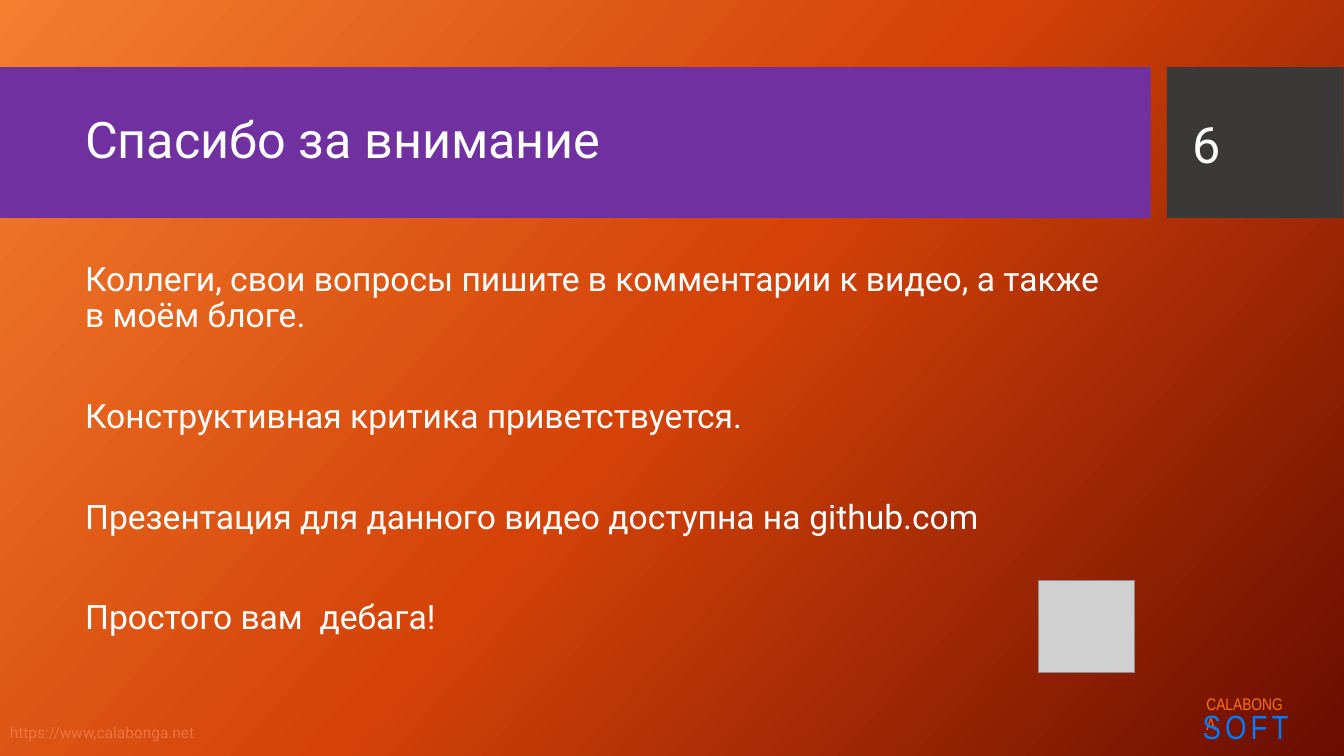
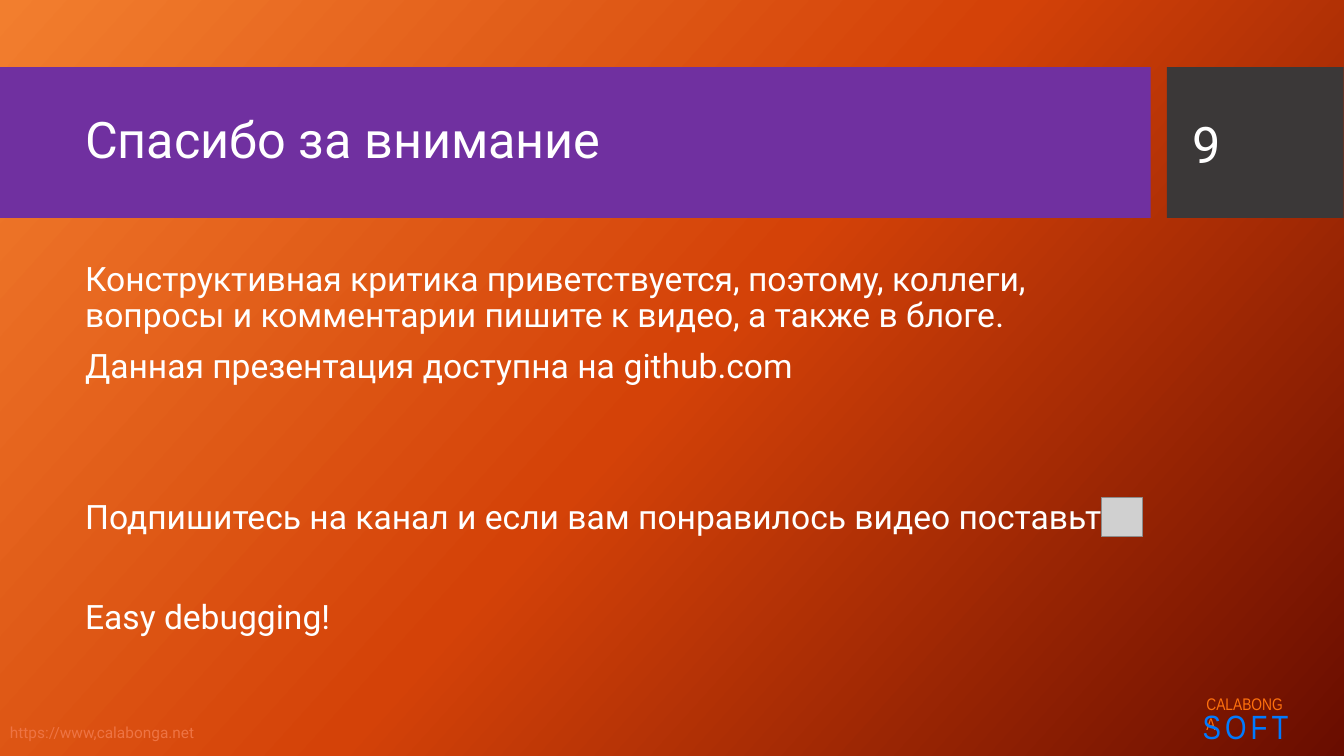
Before and after one commit to Calabonga/Microservice-Template, a slide deck: slide 9 of Presentation/Microservices2.pptx (slide 6 before the commit). Drawn at 1344x756 pixels with LibreOffice and Linux fonts; fonts in the diff are those of the drawing; grey boxes stand for pictures; background and template pictures are left out. Boxes give left, top, right and bottom in pixels: in the first picture for what was removed or moved away, otherwise in the second. Text is boxed around its words. In the diff, an @@ line names an element or a change of style, - is before the commit and + after.

```diff
--- a/Presentation/Microservices2.pptx
+++ b/Presentation/Microservices2.pptx
@@ page number at (1193,126,1221,163): text changed @@
-6
+9
@@ text at (85,267,1118,636): text changed @@
-Коллеги, свои вопросы пишите в комментарии к видео, а также в моём блоге.
-Конструктивная критика приветствуется.
-Презентация для данного видео доступна на github.com
-Простого вам дебага!
+Конструктивная критика приветствуется, поэтому, коллеги, вопросы и комментарии пишите к видео, а также в блоге.
+Данная презентация доступна на github.com
+Подпишитесь на канал и если вам понравилось видео поставьте
+Easy debugging!
@@ picture: place and size @@
-picture at (1038,581,1135,673)
+picture at (1102,498,1143,537)
```
Also in this commit, not shown: 2 other slides changed, 4 slides added, 1 slide removed, 7 other files.
